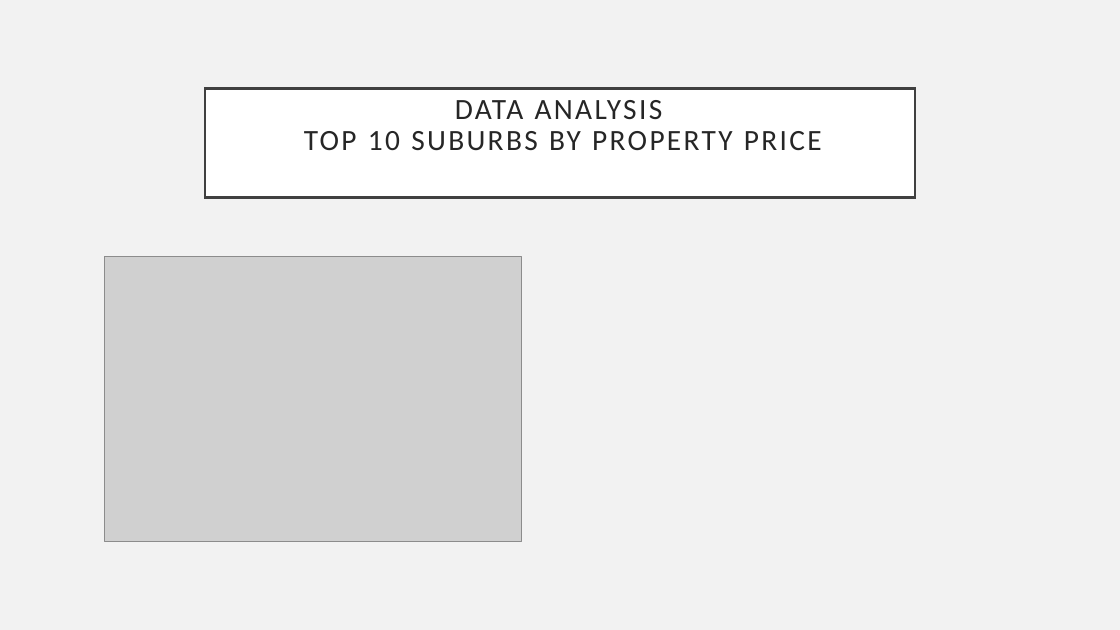
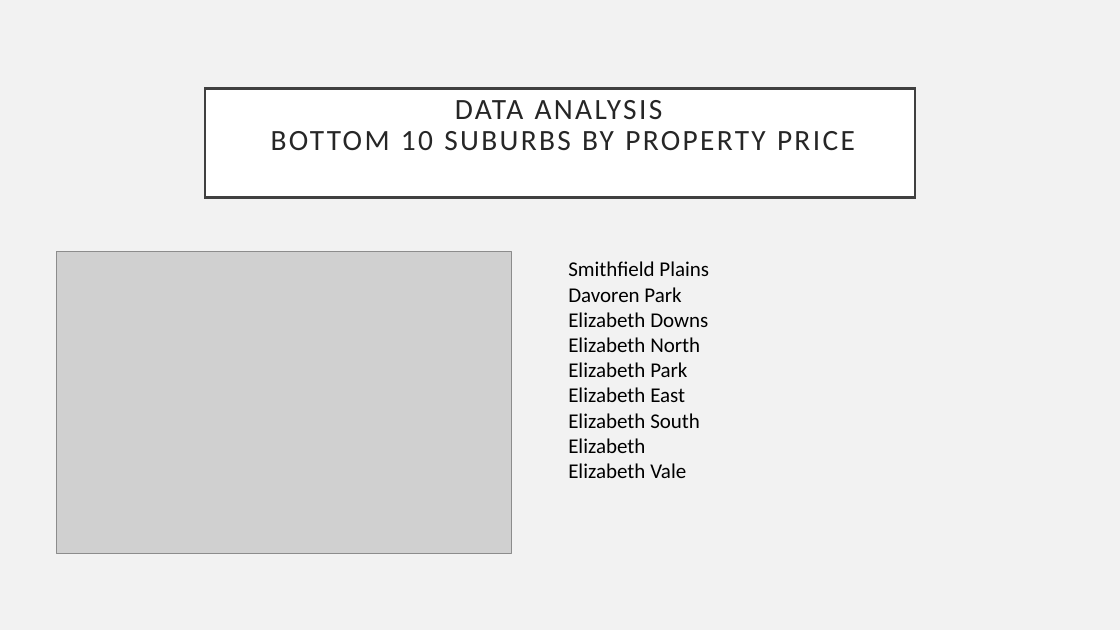
Before and after one commit to Sprettle/Chevrolet-Chilis, a slide deck: slide 9 of Project 1 Presentation.pptx. Drawn at 1120x630 pixels with LibreOffice and Linux fonts; fonts in the diff are those of the drawing; grey boxes stand for pictures. Boxes give left, top, right and bottom in pixels: in the first picture for what was removed or moved away, otherwise in the second. Text is boxed around its words. In the diff, an @@ line names an element or a change of style, - is before the commit and + after.

```diff
--- a/Project 1 Presentation.pptx
+++ b/Project 1 Presentation.pptx
@@ title at (271, 100, 855, 151): text changed @@
-DATA ANALYSIS
-TOP 10 SUBURBS BY PROPERTY PRICE
+DATA ANALYSIS
+BOTTOM 10 SUBURBS BY PROPERTY PRICE
@@ picture: place and size @@
-picture at (104, 257, 522, 542)
+picture at (56, 252, 511, 555)
@@ text added at (568, 261, 709, 478), 18 pt, text #000000 @@
+Smithfield Plains
+Davoren Park
+Elizabeth Downs
+Elizabeth North
+Elizabeth Park
+Elizabeth East
+Elizabeth South
+Elizabeth
+Elizabeth Vale
```
Also in this commit, not shown: 2 other slides changed, 6 other files.
